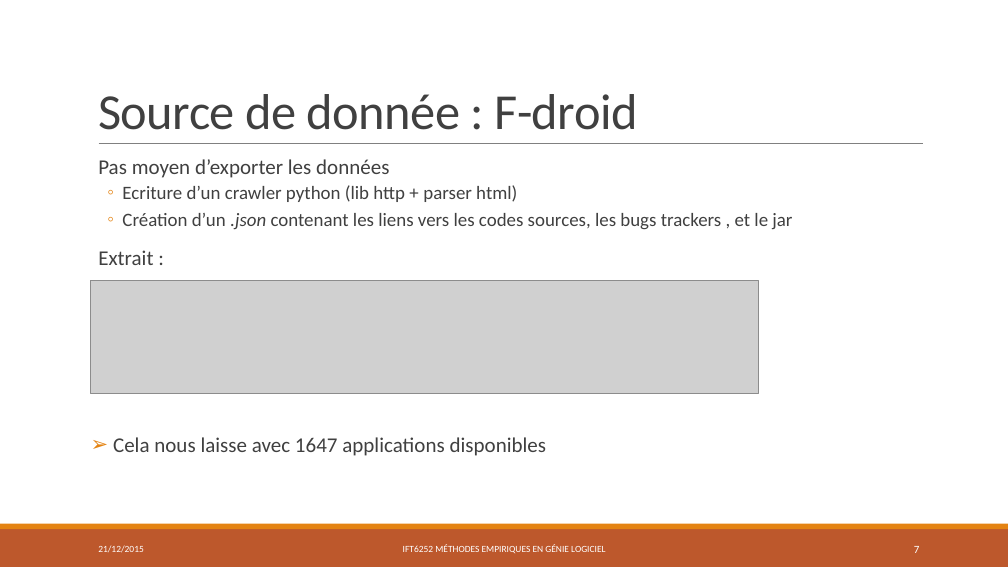
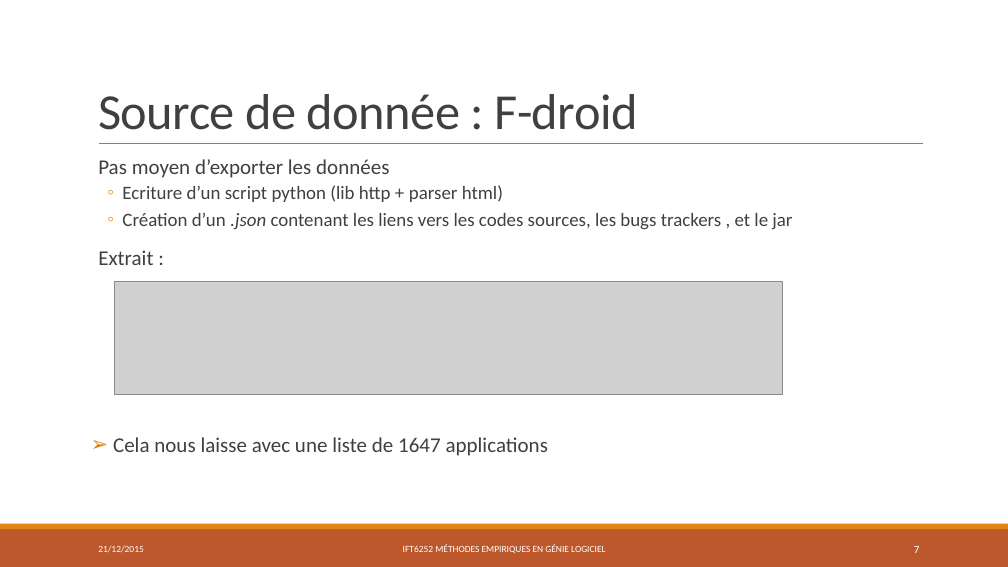
Before and after one commit to PierreGe/Android-defect-study, a slide deck: slide 7 of rapport/presentation/final.pptx. Drawn at 1008x567 pixels with LibreOffice and Linux fonts; fonts in the diff are those of the drawing; grey boxes stand for pictures. Boxes give left, top, right and bottom in pixels: in the first picture for what was removed or moved away, otherwise in the second. Text is boxed around its words. In the diff, an @@ line names an element or a change of style, - is before the commit and + after.

```diff
--- a/rapport/presentation/final.pptx
+++ b/rapport/presentation/final.pptx
@@ text at <box>122,185,503,202</box>: text changed @@
-  ◦ Ecriture d’un crawler python (lib http + parser html)
+  ◦ Ecriture d’un script python (lib http + parser html)
@@ picture: place and size @@
-picture at <box>91,280,758,393</box>
+picture at <box>114,281,782,395</box>
@@ text at <box>113,437,548,456</box>: text changed @@
-➢ Cela nous laisse avec 1647 applications disponibles
+➢ Cela nous laisse avec une liste de 1647 applications
```
Also in this commit, not shown: 12 other slides changed, 3 slides added, 1 other file.
